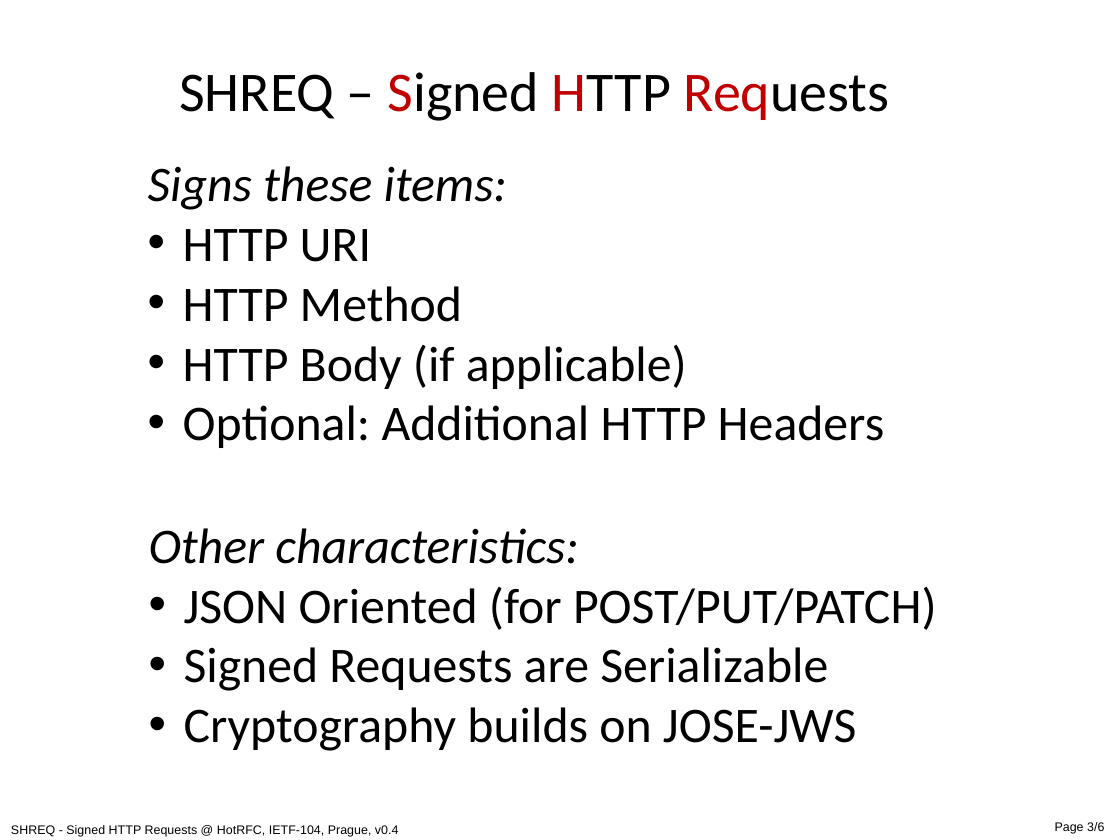
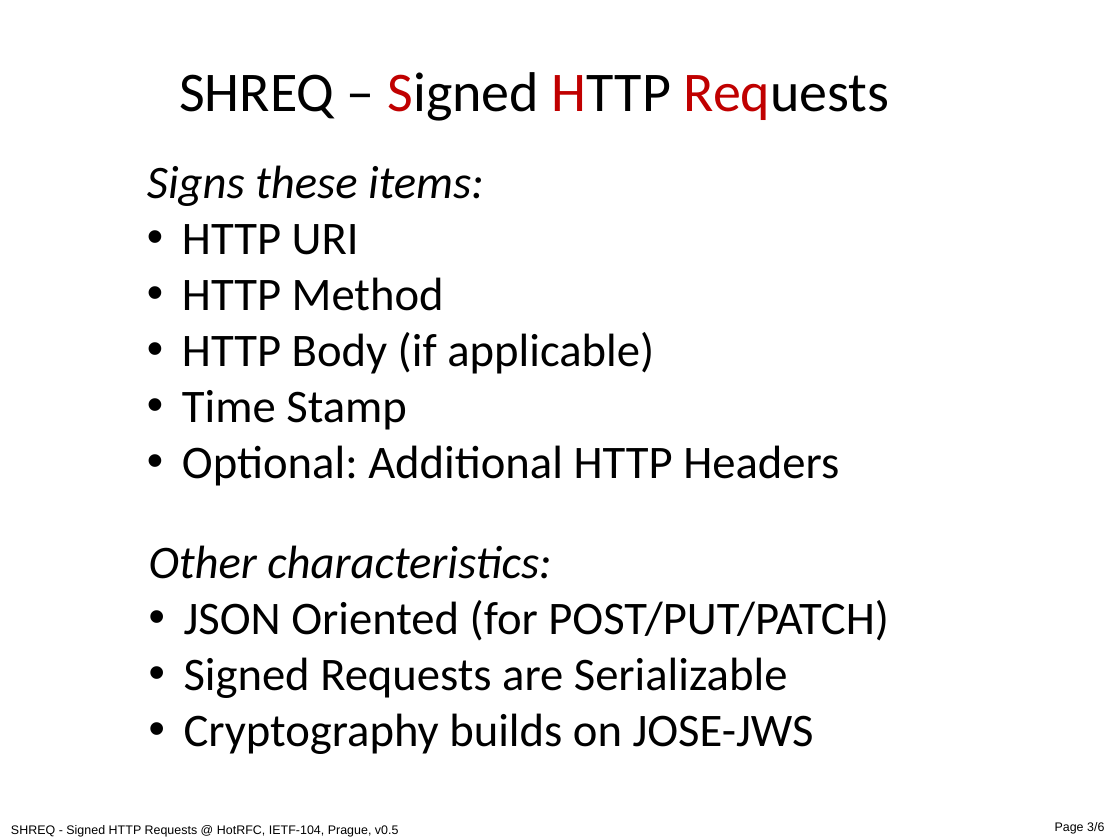
Before and after one commit to cyberphone/ietf-signed-http-requests, a slide deck: slide 3 of hotrfc-shreq.pptx. Drawn at 1120x840 pixels with LibreOffice and Linux fonts; fonts in the diff are those of the drawing. Boxes give left, top, right and bottom in pixels: in the first picture for what was removed or moved away, otherwise in the second. Text is boxed around its words. In the diff, an @@ line names an element or a change of style, - is before the commit and + after.

Commit message:
v0.5 (time stamp added)

```diff
--- a/hotrfc-shreq.pptx
+++ b/hotrfc-shreq.pptx
@@ text at (x1=147, y1=165, x2=839, y2=486): size 32 to 30 pt @@
@@ text at (x1=182, y1=390, x2=407, y2=430): paragraph added @@
+• Time Stamp
@@ text "Other characteristics:" moved from (x1=149, y1=528, x2=937, y2=751) to (x1=149, y1=545, x2=889, y2=754) @@
@@ text "Other characteristics:" at (x1=149, y1=545, x2=889, y2=754): size 32 to 30 pt @@
@@ text at (x1=11, y1=825, x2=399, y2=837): text changed @@
-SHREQ - Signed HTTP Requests @ HotRFC, IETF-104, Prague, v0.4
+SHREQ - Signed HTTP Requests @ HotRFC, IETF-104, Prague, v0.5
```
Also in this commit, not shown: 5 other slides changed, 1 other file.
